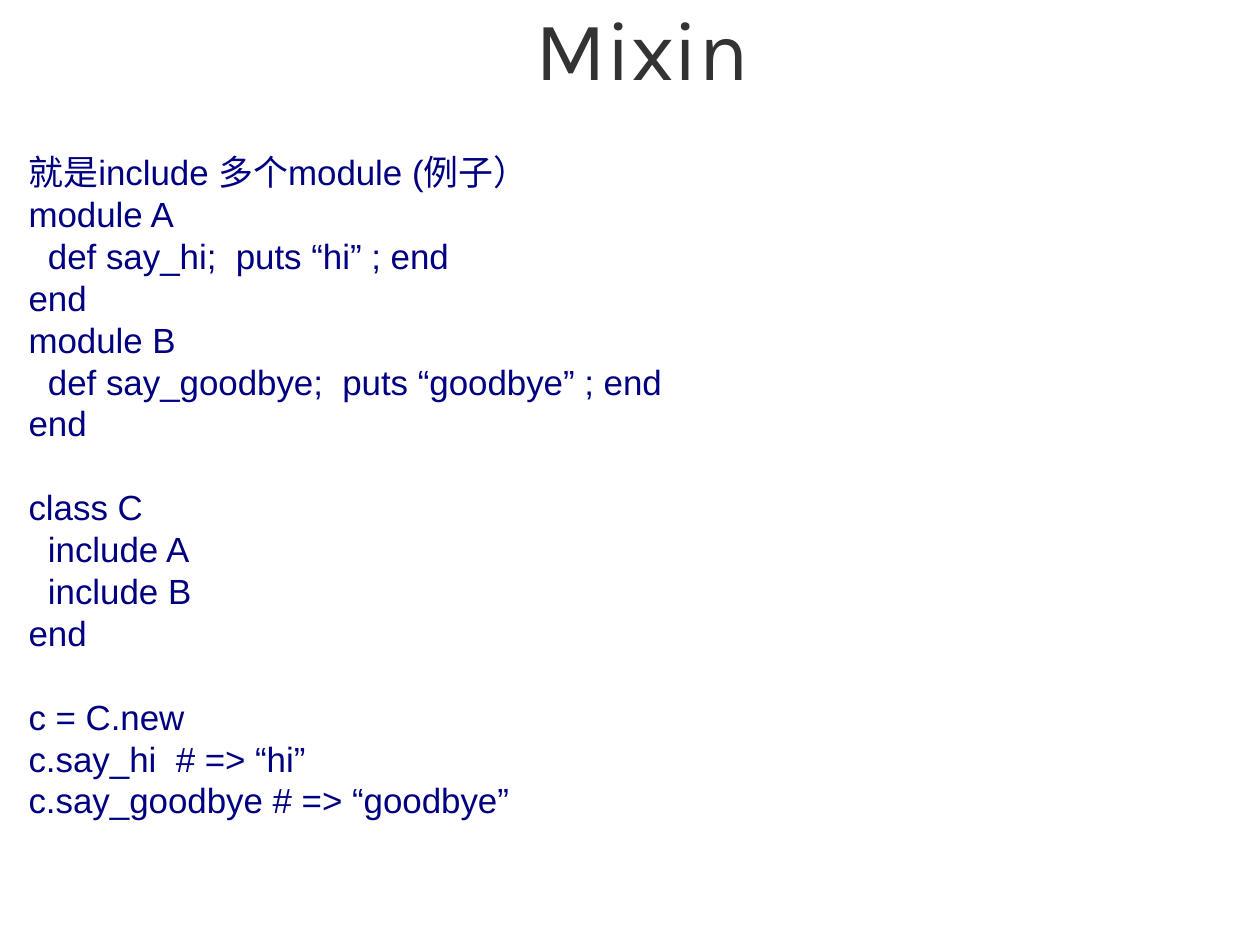
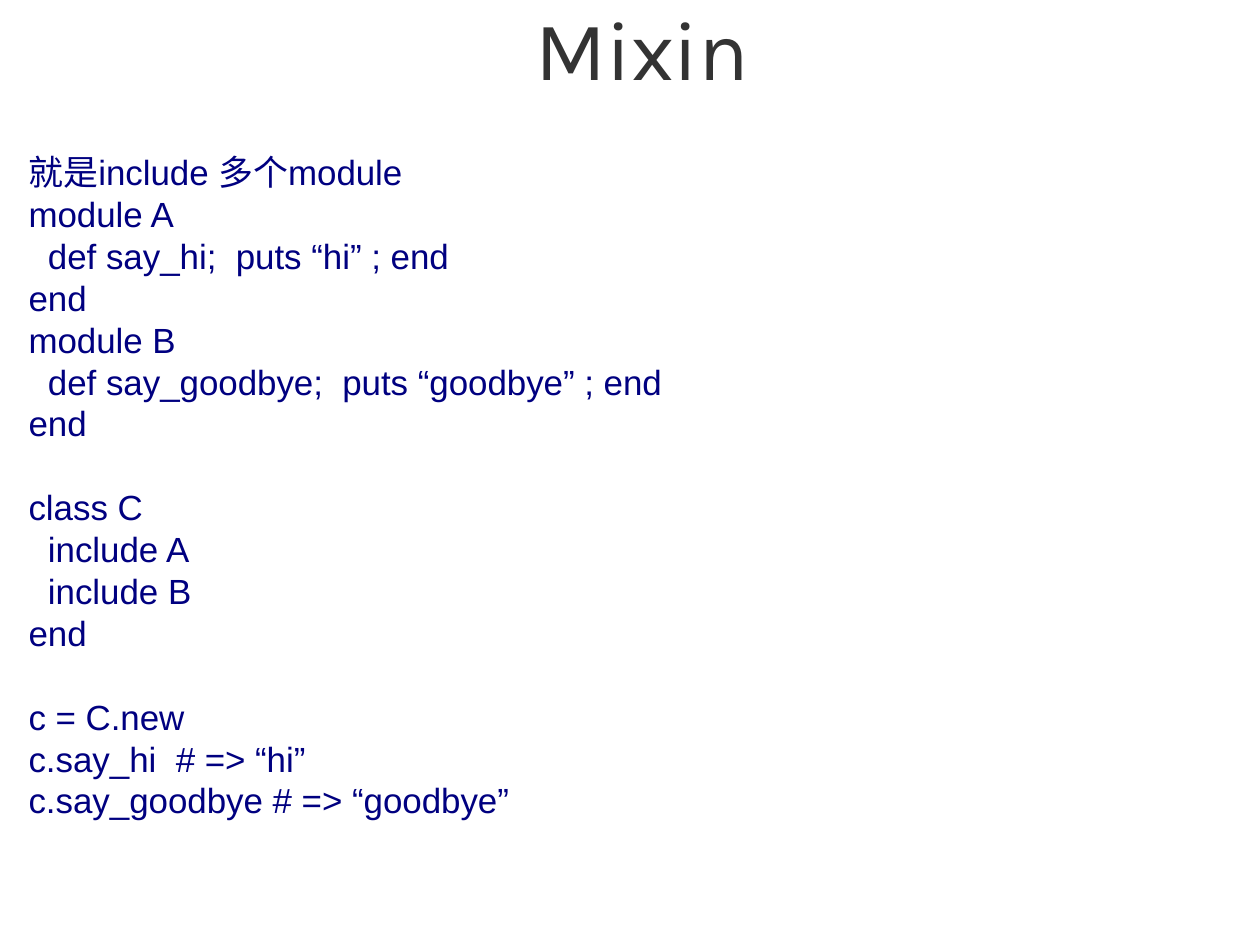
Before and after one commit to sg552/meta_ruby, a slide deck: slide 19 of meta_programming_ruby.odp. Drawn at 1260x945 pixels with LibreOffice and Linux fonts; fonts in the diff are those of the drawing; background and template pictures are left out. Boxes give left, top, right and bottom in pixels: in the first picture for what was removed or moved away, otherwise in the second. Text is boxed around its words. In the diff, an @@ line names an element or a change of style, - is before the commit and + after.

```diff
--- a/meta_programming_ruby.odp
+++ b/meta_programming_ruby.odp
@@ subtitle at (29, 155, 402, 188): text changed @@
-就是include 多个module (例子）
+就是include 多个module
```
Also in this commit, not shown: 8 other slides changed, 12 slides added, 3 slides removed, 2 other files.
